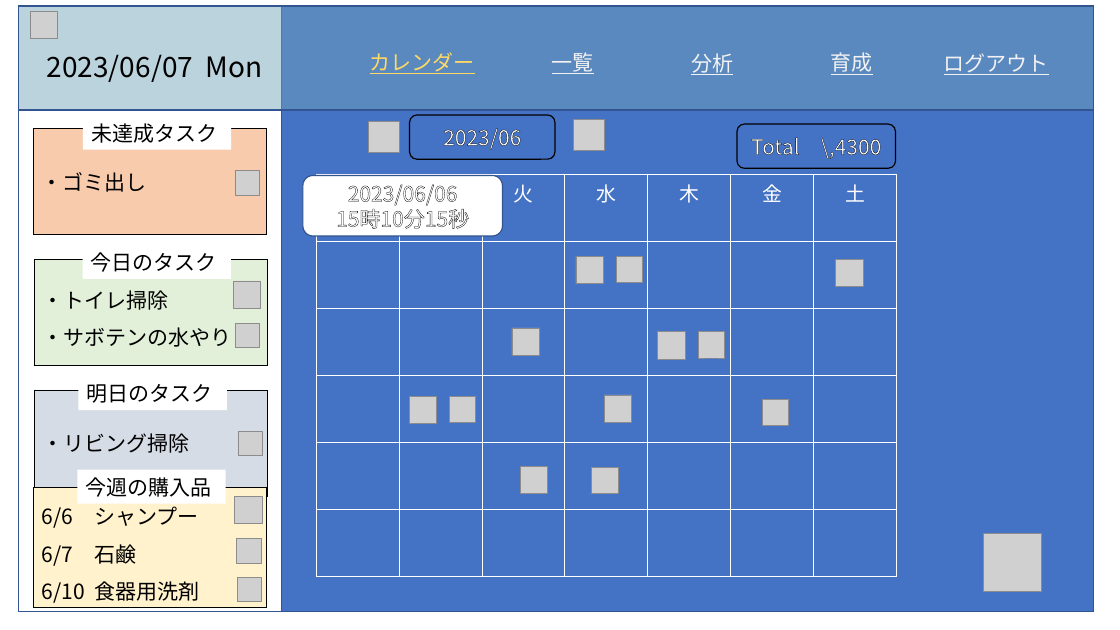
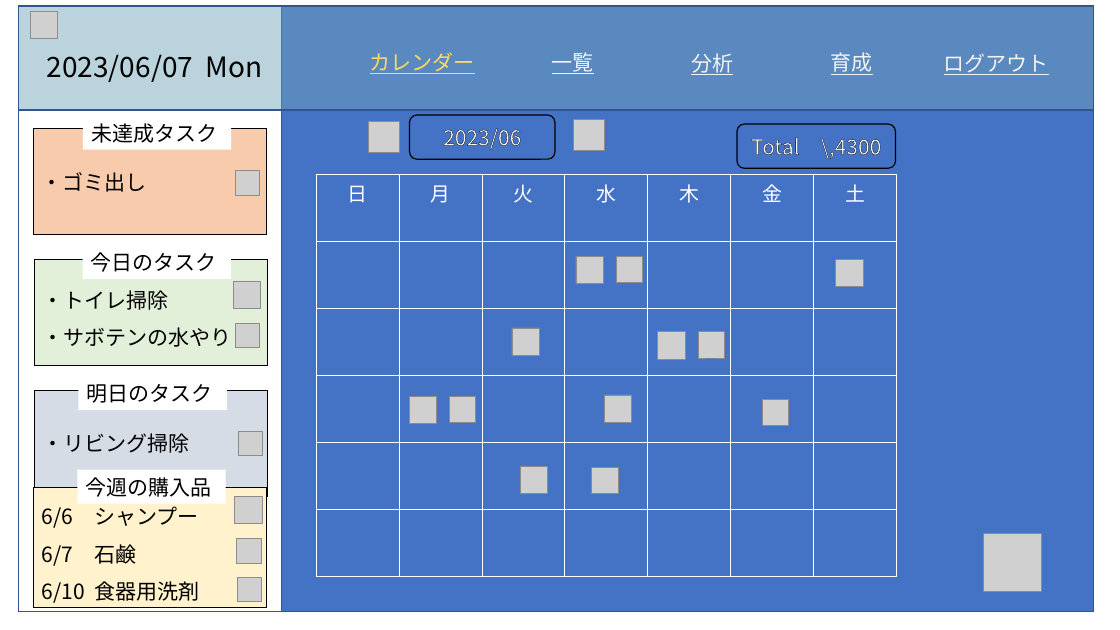
Before and after one commit to dojo2023/A-5, a slide deck: slide 9 of doc/外部設計_プレゼン.pptx. Drawn at 1120x630 pixels with LibreOffice and Linux fonts; fonts in the diff are those of the drawing; grey boxes stand for pictures. Boxes give left, top, right and bottom in pixels: in the first picture for what was removed or moved away, otherwise in the second. Text is boxed around its words. In the diff, an @@ line names an element or a change of style, - is before the commit and + after.

```diff
--- a/doc/外部設計_プレゼン.pptx
+++ b/doc/外部設計_プレゼン.pptx
@@ rounded rectangle removed at [303,176,503,236] @@
-2023/06/06
-15時10分15秒
```
Also in this commit, not shown: 6 other slides changed.
